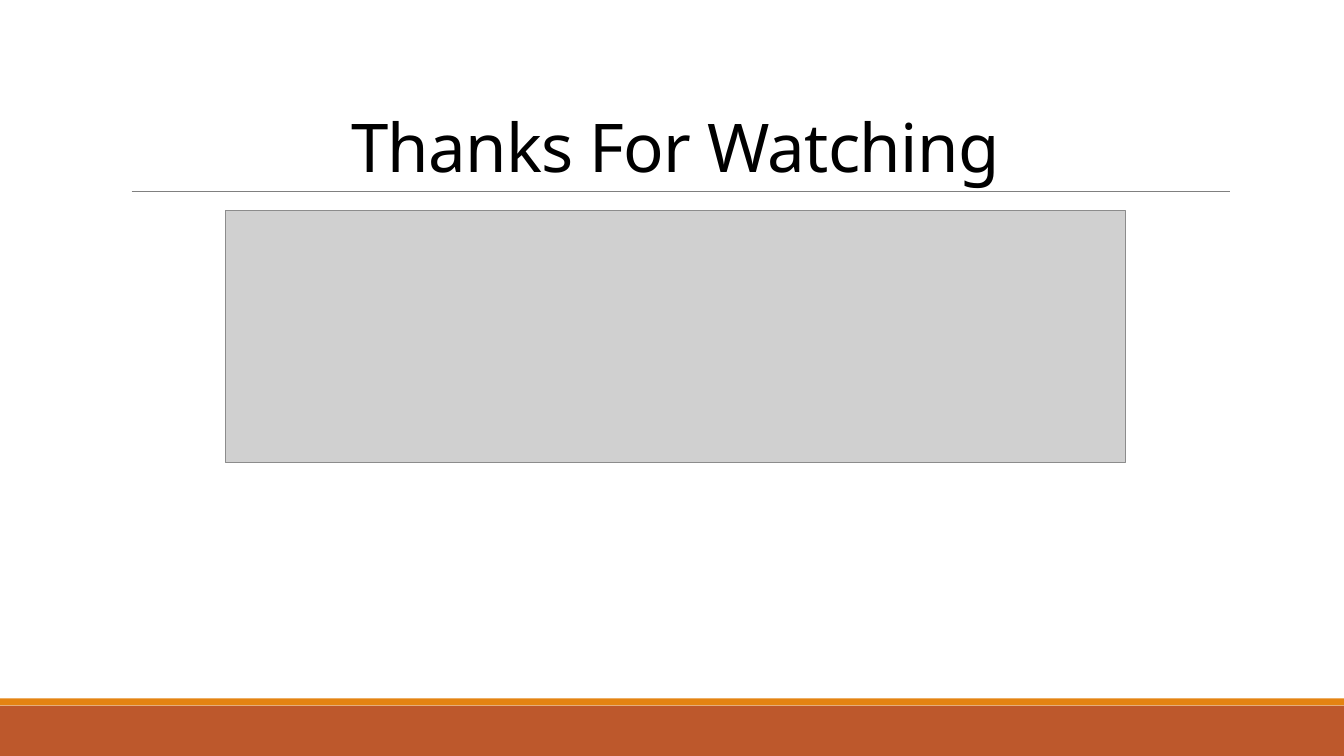
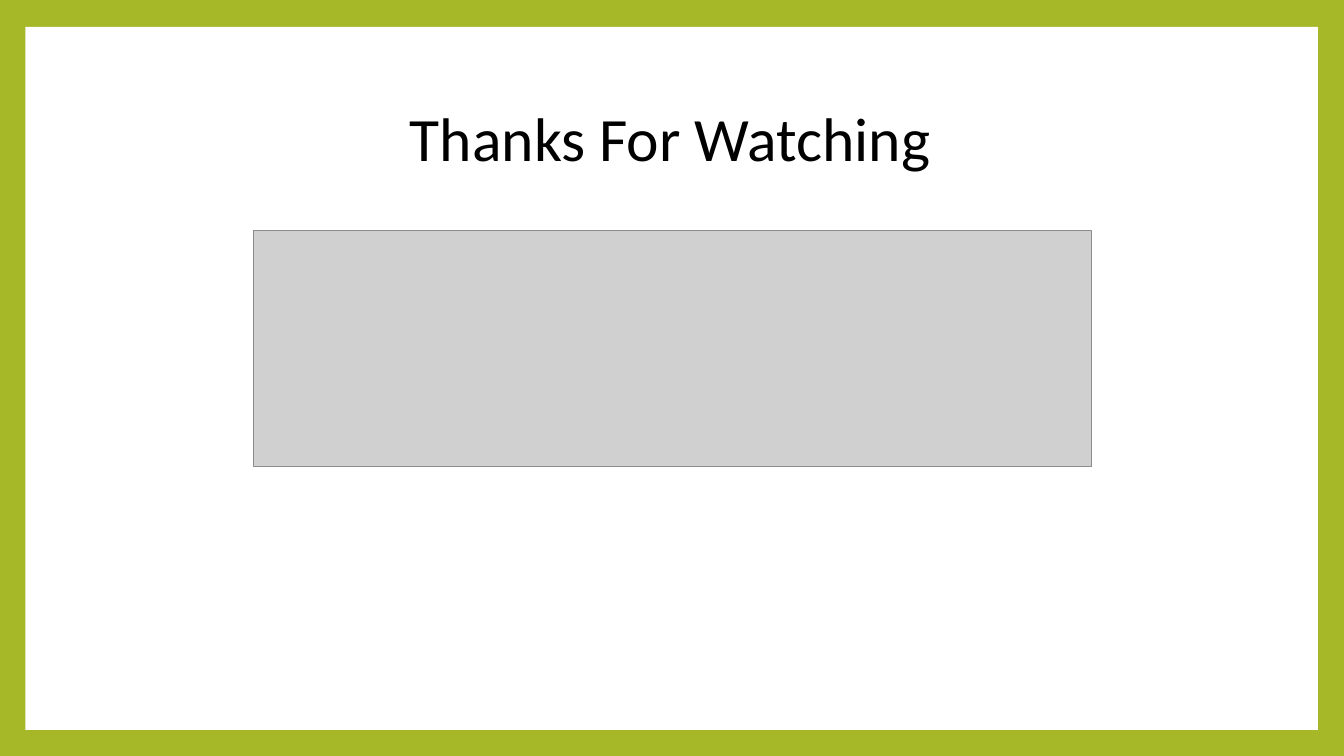
Before and after one commit to sonnv56/Mon-CVDHD-2014, a slide deck: slide 7 of Ngo_Van_Hieu/Xây dựng ứng dụng Với Hadoop.pptx. Drawn at 1344x756 pixels with LibreOffice and Linux fonts; fonts in the diff are those of the drawing; grey boxes stand for pictures. Boxes give left, top, right and bottom in pixels: in the first picture for what was removed or moved away, otherwise in the second. Text is boxed around its words. In the diff, an @@ line names an element or a change of style, - is before the commit and + after.

```diff
--- a/Ngo_Van_Hieu/Xây dựng ứng dụng Với Hadoop.pptx
+++ b/Ngo_Van_Hieu/Xây dựng ứng dụng Với Hadoop.pptx
@@ background #FFFFFF to #A6B727 @@
@@ rectangle added at box(25, 27, 1318, 730), fill #FFFFFF @@
@@ title "Thanks For Watching": place and size @@
-title "Thanks For Watching" at box(351, 121, 999, 188)
+title "Thanks For Watching" at box(410, 118, 930, 172)
@@ title "Thanks For Watching" at box(410, 118, 930, 172): size 48 to 44 pt, font Noto Sans to Calibri, letter spacing -0.5 to 0 pt; line spacing 0.85 to 0.9; vertical alignment bottom to middle @@
@@ line removed from (132, 192) to (1231, 192) @@
@@ picture: place and size @@
-picture at box(226, 210, 1126, 463)
+picture at box(253, 231, 1091, 466)
@@ rectangle removed at box(0, 706, 1344, 756) @@
@@ rectangle removed at box(0, 699, 1344, 706) @@
```
Also in this commit, not shown: 6 other slides changed, 1 other file.
